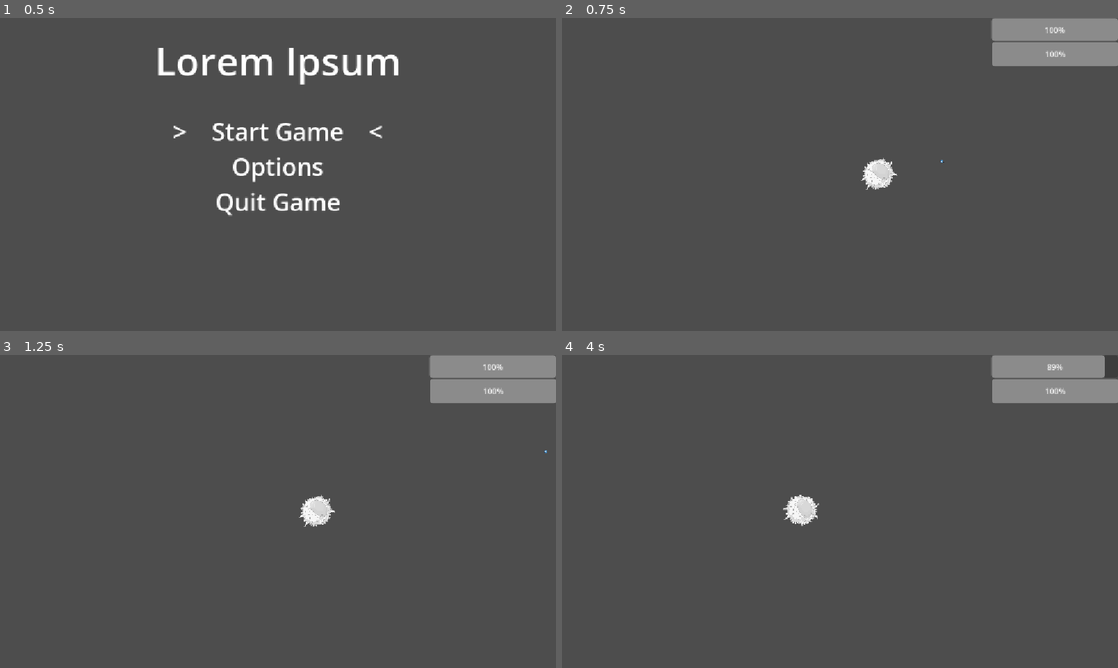
Above: before the commit, frames 1-4 (two rows, left to right).
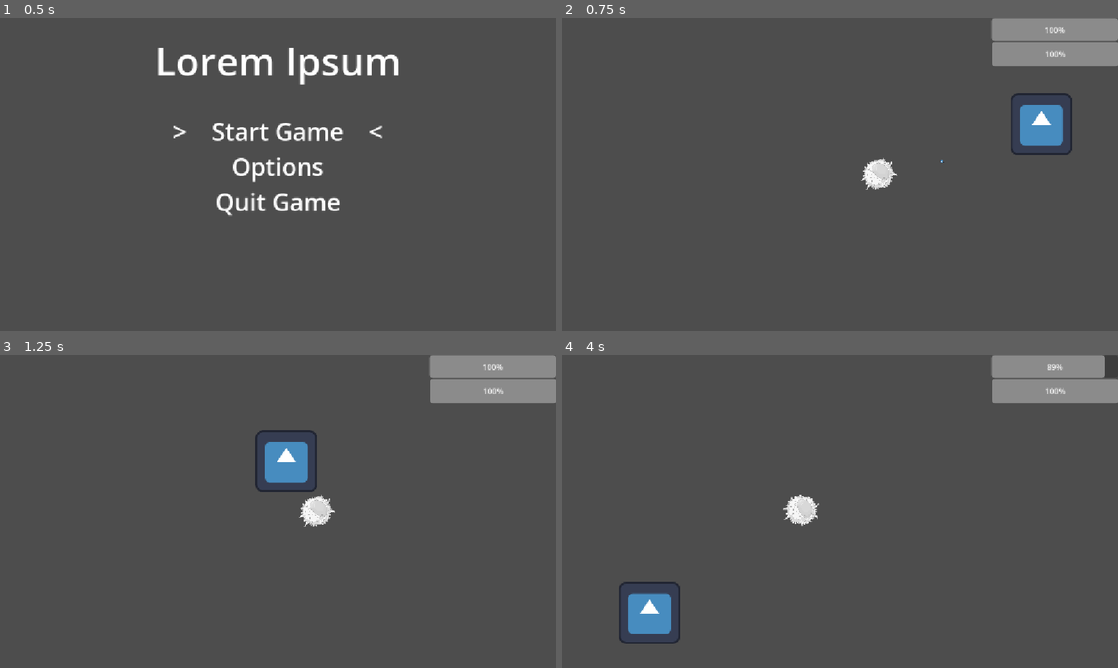
Above: after the commit, the same moments.

Repository: HippoProgrammer/game-jam-game
Game: Godot game, scene res://scenes/main-menu.tscn
Same seed, same stepped clock (60 frames per second), same inputs: the game is played once before the commit and once after it. The engine's default icon, where the game draws it, is replaced by a stand-in: a white triangle on a blue panel in a dark square.
Inputs (mouse positions are in pixels of both pictures, inside the frame that each line leads up to):
- Up to frame 1 (0.5 s): no input
- Up to frame 2 (0.75 s): tap Enter (ui_accept) at 0.5 s; move the mouse to (962, 158) at 0.52 s; hold Right (ui_right) from 0.53 s (still down); click (962, 158) at 0.6 s
- Up to frame 3 (1.25 s): keep holding Right (ui_right); tap Enter (ui_accept) at 0.77 s
- Up to frame 4 (4 s): move the mouse to (728, 527) at 1.27 s; release Right (ui_right) at 1.28 s; hold Down (ui_down) 1.28-2.03 s; click (728, 527) at 1.35 s; tap Enter (ui_accept) at 1.52, 3.02, 3.77 s; move the mouse to (895, 442) at 2.02 s; hold Right (ui_right) 2.03-2.78 s; right-click (895, 442) at 2.1 s; click (895, 442) at 2.3 s; move the mouse to (812, 574) at 2.77 s; hold Up (ui_up) 2.78-3.53 s; click (812, 574) at 2.85 s; move the mouse to (1006, 558) at 3.52 s; hold Left (ui_left) from 3.53 s (still down); click (1006, 558) at 3.6 s

Frame 1 is identical in both runs. In frame 2, 1.3% of the frame differs, in the area x 80-92%, y 24-44%; in frame 3, 1.3%, in the area x 45-99%, y 24-44%; in frame 4, 1.3%.

Commit message:
Enemies work
Work on the enemies, using metadata to store stats, rather than a separate file

Diff:
--- a/project.godot
+++ b/project.godot
@@ -71,6 +71,12 @@
 ]
 }
 
+[layer_names]
+
+2d_physics/layer_1="Terrain"
+2d_physics/layer_2="PlayerHitbox"
+2d_physics/layer_3="EnemyHitbox"
+
 [physics]
 
 3d/physics_engine="Jolt Physics"
--- a/scenes/antigen.tscn
+++ b/scenes/antigen.tscn
@@ -10,6 +10,8 @@
 radius = 17.591919
 
 [node name="Antigen" type="CharacterBody2D" unique_id=1750544342]
+collision_layer = 4
+collision_mask = 4
 script = ExtResource("1_rmea8")
 
 [node name="Sprite2D" type="Sprite2D" parent="." unique_id=2138503294]
--- a/scenes/enemies/basic_enemy.tscn
+++ b/scenes/enemies/basic_enemy.tscn
@@ -1,16 +1,39 @@
 [gd_scene format=3 uid="uid://c42rvvvlc7iwv"]
 
 [ext_resource type="Script" uid="uid://byuwvg1sm1gfe" path="res://scripts/basic_enemy.gd" id="1_7jpia"]
+[ext_resource type="Texture2D" uid="uid://dneywvfhqgxru" path="res://artwork/icon.svg" id="2_8xi43"]
+
+[sub_resource type="CanvasTexture" id="CanvasTexture_qhqgy"]
+diffuse_texture = ExtResource("2_8xi43")
+
+[sub_resource type="RectangleShape2D" id="RectangleShape2D_ibjif"]
+size = Vector2(109, 113)
 
 [node name="BasicEnemy" type="Node2D" unique_id=1883996621]
 script = ExtResource("1_7jpia")
+metadata/max_health = 100.0
+metadata/max_glucose = 100.0
+metadata/glucose_regen = 0.0
+metadata/health_regen = 0.0
+metadata/movement_speed = 10.0
+metadata/attack_range = 0.0
+metadata/needs_los = false
+metadata/los_range = 100.0
 
 [node name="NavigationAgent2D" type="NavigationAgent2D" parent="." unique_id=507440377]
 
 [node name="LOS" type="RayCast2D" parent="." unique_id=431441184]
+collision_mask = 3
 
 [node name="Sprite2D" type="Sprite2D" parent="." unique_id=529130266]
+texture = SubResource("CanvasTexture_qhqgy")
 
 [node name="CharacterBody2D" type="CharacterBody2D" parent="Sprite2D" unique_id=1736612286]
+collision_layer = 5
+collision_mask = 4
 
 [node name="CollisionShape2D" type="CollisionShape2D" parent="Sprite2D/CharacterBody2D" unique_id=950839941]
+rotation = 0.00016523933
+shape = SubResource("RectangleShape2D_ibjif")
+
+[node name="EnemyData" type="Node" parent="." unique_id=1651614382]
--- a/scenes/main.tscn
+++ b/scenes/main.tscn
@@ -1,10 +1,14 @@
 [gd_scene format=3 uid="uid://dr5jhi3n2ka75"]
 
+[ext_resource type="PackedScene" uid="uid://c42rvvvlc7iwv" path="res://scenes/enemies/basic_enemy.tscn" id="1_jyhfs"]
 [ext_resource type="PackedScene" uid="uid://dlfkmnvkalefo" path="res://scenes/player.tscn" id="1_sugp2"]
-[ext_resource type="Script" uid="uid://coedyelriw41n" path="res://scenes/camera_script.gd" id="2_0wfyh"]
+[ext_resource type="Script" uid="uid://coedyelriw41n" path="res://scripts/camera_script.gd" id="2_0wfyh"]
 [ext_resource type="PackedScene" uid="uid://cilmvhpq6adfm" path="res://scenes/HUD.tscn" id="3_sugp2"]
 
 [node name="Main" type="Node2D" unique_id=577279995]
+
+[node name="BasicEnemy" parent="." unique_id=1883996621 instance=ExtResource("1_jyhfs")]
+position = Vector2(424, -104)
 
 [node name="Player" parent="." unique_id=401100565 instance=ExtResource("1_sugp2")]
 
--- a/scenes/player.tscn
+++ b/scenes/player.tscn
@@ -23,6 +23,8 @@
 scale = Vector2(19.999998, 19.999998)
 
 [node name="CharacterBody2D" type="CharacterBody2D" parent="Character" unique_id=1509588886]
+collision_layer = 3
+collision_mask = 2
 motion_mode = 1
 
 [node name="CollisionShape2D" type="CollisionShape2D" parent="Character/CharacterBody2D" unique_id=1498245660]
--- a/scripts/antigen.gd
+++ b/scripts/antigen.gd
@@ -10,7 +10,7 @@
 	var collision = move_and_collide(transform.x * speed * delta)
 	if collision:
 		bounces += 1
-		if bounces > 2:
+		if bounces > max_bounces:
 			queue_free()
 		else:
 			rotation = transform.x.bounce(collision.get_normal()).angle()
--- a/scripts/basic_enemy.gd
+++ b/scripts/basic_enemy.gd
@@ -1,40 +1,36 @@
 extends Node2D
 
-@export var data: enemy_data
-
-var health = data.max_health
-var glucose = data.max_glucose
+@onready var max_health = get_meta("max_health")
+@onready var max_glucose = get_meta("max_glucose")
 
 enum State {idle, spotted, attack}
 
 var state := State.idle
-var target = get_tree().get_first_node_in_group("Player")
+@onready var target = get_tree().get_first_node_in_group("Player")
 
 @onready var nav: NavigationAgent2D = $NavigationAgent2D
 @onready var raycast: RayCast2D = $LOS
 
 func _check_los() -> bool:
-	if data.needs_los: # https://www.makeuseof.com/godot-raycast2d-nodes-line-of-sight-detection/
-		raycast.target_position = target.global_position()
+	if get_meta("needs_los"): # https://www.makeuseof.com/godot-raycast2d-nodes-line-of-sight-detection/
+		raycast.target_position = target.global_position
 		if raycast.is_colliding():
 			return false
 		else:
 			return true
-	elif global_position.distance_to(target.global_position) < data.los_range:
+	elif global_position.distance_to(target.global_position) < get_meta("los_range"):
 		return true
 	else:
 		return false
 
 func _check_attack() -> bool:
-	if global_position.distance_to(target.global_position) < data.attk_range:
-		if data.attk_direct:
-			raycast.target_position = target.global_position()
-			if raycast.is_colliding():
-				return false
-			else:
-				return true
+	if global_position.distance_to(target.global_position) < get_meta("attack_range"):
+		raycast.target_position = target.global_position
+		if raycast.is_colliding() and raycast.get_collider() == target:
+			print("a")
+			return true
 		else:
-			return true
+			return false
 	else:
 		return false
 
@@ -46,7 +42,13 @@
 	else:
 		return State.idle
 
+func _spotted() -> void:
+	pass
 
 func _ready() -> void:
-	$Sprite2D.texture = data.texture
-	$CollisionShape2D.shape = data.collision_shape
+	pass
+
+func _physics_process(delta: float) -> void:
+	state = _check_state()
+	if state == State.spotted:
+		_spotted()
--- a/scripts/character.gd
+++ b/scripts/character.gd
@@ -2,10 +2,12 @@
 
 var antigen_scene = preload("res://scenes/antigen.tscn")
 
+@onready var antigen_spawner = $AntigenSpawner
+
 func shoot_antigen():
 	var antigen = antigen_scene.instantiate()
 	owner.add_child(antigen)
-	antigen.global_transform = $AntigenSpawner.global_transform
+	antigen.global_transform = antigen_spawner.global_transform
 
 # --- PLAYER STATS ---
 
@@ -69,9 +71,6 @@
 	# --- SHOOTING ---
 	if not dashing:
 		look_at(get_global_mouse_position()) # Makes the player look at the mouse
-	# @GoldenFootie i think this is irrelevent now...
-	#if Input.is_action_just_pressed("left_click"):
-	#	add_child(antigen_scene.instantiate())
 
 	if Input.is_action_just_pressed("left_click"):
 		shoot_antigen()
@@ -118,10 +117,6 @@
 		moving = false
 		current_speed = 0
 
-
-
-
-
 	if moving:
 		velocity = Vector2.UP.rotated(deg_to_rad(angle_deg)) * current_speed
 		position += velocity * delta
--- a/scripts/hud.gd
+++ b/scripts/hud.gd
@@ -11,10 +11,10 @@
 	character.glucose_changed.connect(_on_glucose_change)
 	character.health_changed.connect(_on_health_change)
 
-func _on_glucose_change(new: float, max: float) -> void:
-	glucose_bar.max_value = max
+func _on_glucose_change(new: float, max_value: float) -> void:
+	glucose_bar.max_value = max_value
 	glucose_bar.value = new
 
-func _on_health_change(new: float, max: float) -> void:
-	health_bar.max_value = max
+func _on_health_change(new: float, max_value: float) -> void:
+	health_bar.max_value = max_value
 	health_bar.value = new
Renamed: scenes/camera_script.gd -> scripts/camera_script.gd
Renamed: scenes/camera_script.gd.uid -> scripts/camera_script.gd.uid
Not shown, added: scenes/enemies/basic_enemy.tscn3387650215.tmp
Not shown, added: scenes/enemies/basic_enemy.tscn3482086505.tmp
Not shown, added: scenes/enemies/basic_enemy.tscn3580341160.tmp
